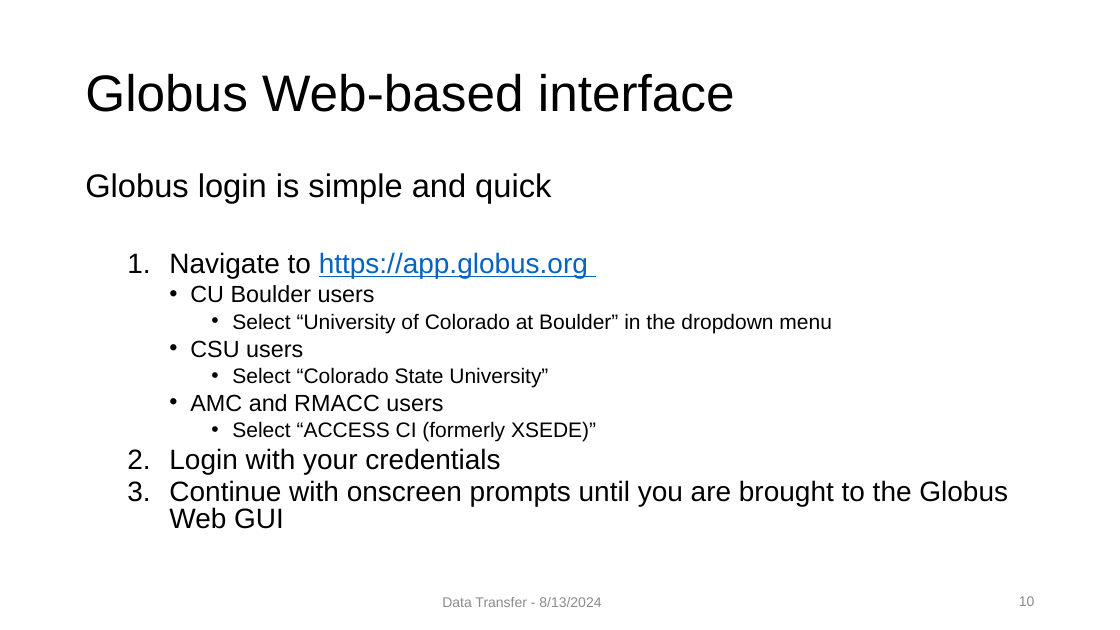
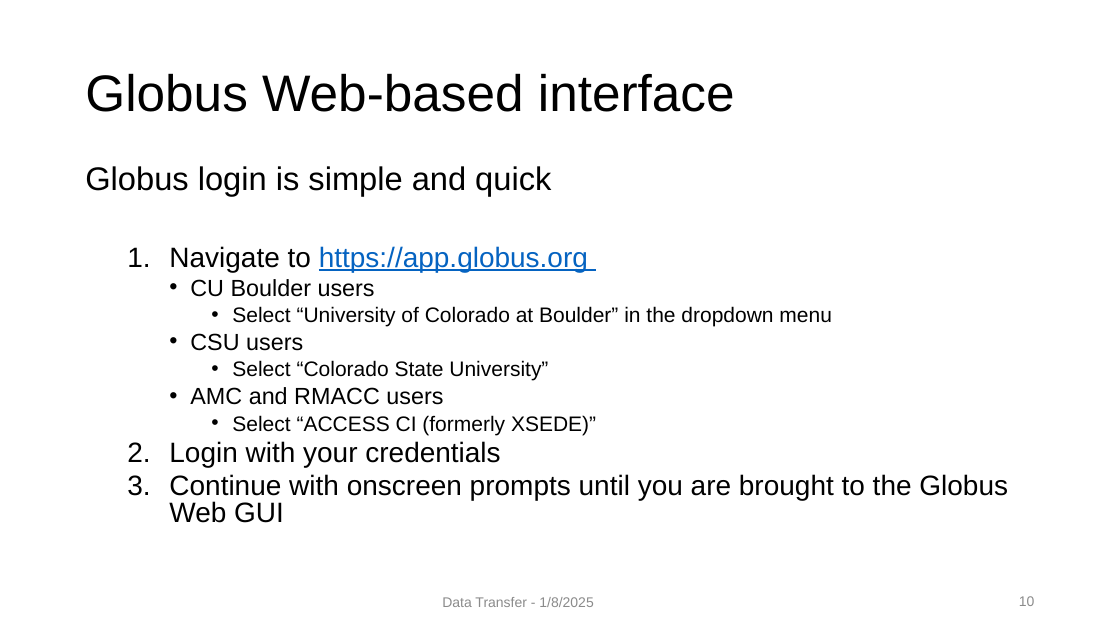
Before and after one commit to mohalkh5/hpc_fundamentals_micro_credential, a slide deck: slide 10 of transferring_data/File_transfer.pptx. Drawn at 1120x630 pixels with LibreOffice and Linux fonts; fonts in the diff are those of the drawing; background and template pictures are left out. Boxes give left, top, right and bottom in pixels: in the first picture for what was removed or moved away, otherwise in the second. Text is boxed around its words. In the diff, an @@ line names an element or a change of style, - is before the commit and + after.

Commit message:
Updating File_Transfer.pdf and File_Transfer.pptx (#12)
* Updating File_Transfer.pdf and File_Transfer.pptx

c1: Updates made:
 - updated the date
 - added UST slide
 - fixed 2 links for RTD

c2: Updating File_Transfer.pdf and File_Transfer.pptx
 - removed UST slide

```diff
--- a/transferring_data/File_transfer.pptx
+++ b/transferring_data/File_transfer.pptx
@@ text "Globus login is simple and ...": place and size @@
-text "Globus login is simple and ..." at [85,173,1008,529]
+text "Globus login is simple and ..." at [85,166,1008,523]
@@ text at [442,597,593,607]: text changed @@
-Data Transfer - 8/13/2024
+Data Transfer - 1/8/2025
```
Also in this commit, not shown: 19 other slides changed, 1 other file.
